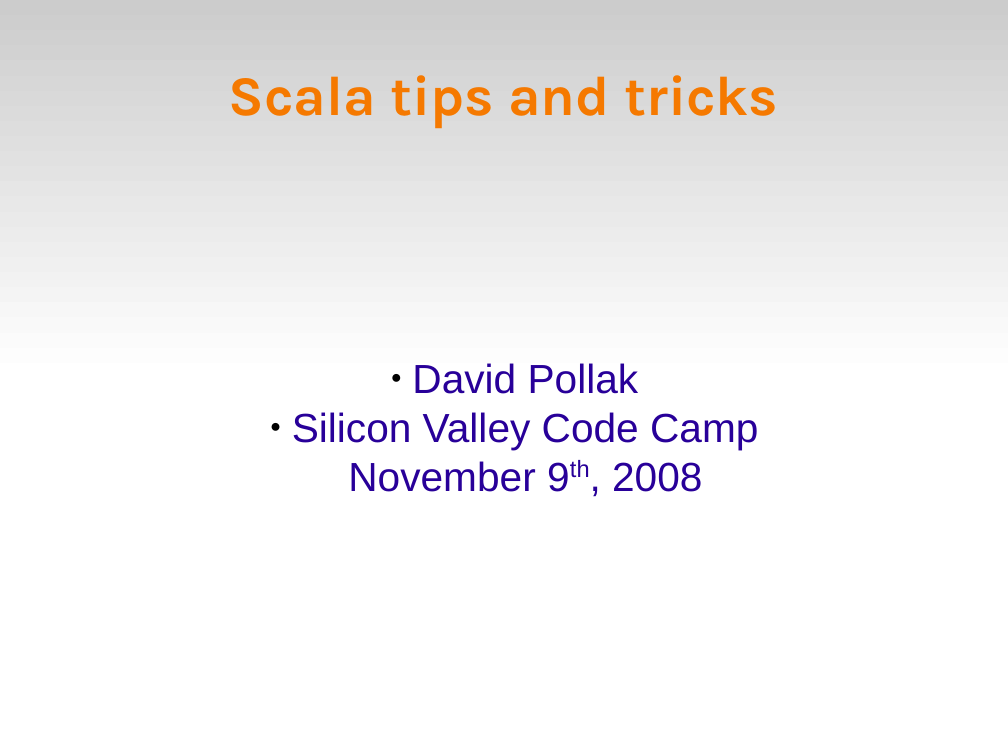
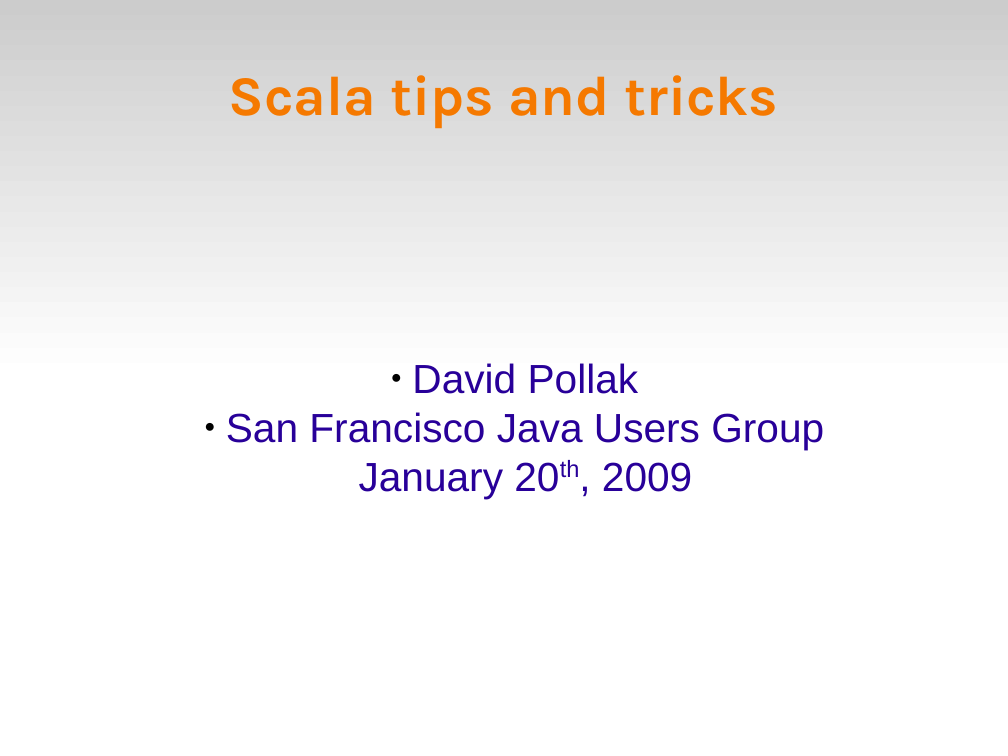
Before and after one commit to dpp/lift-samples, a slide deck: slide 1 of presentations/2009_dpp_ebig/Scala Tips and Tricks.odp. Drawn at 1008x756 pixels with LibreOffice and Linux fonts; fonts in the diff are those of the drawing; background and template pictures are left out. Boxes give left, top, right and bottom in pixels: in the first picture for what was removed or moved away, otherwise in the second. Text is boxed around its words. In the diff, an @@ line names an element or a change of style, - is before the commit and + after.

Commit message:
Updated tips and tricks

```diff
--- a/presentations/2009_dpp_ebig/Scala Tips and Tricks.odp
+++ b/presentations/2009_dpp_ebig/Scala Tips and Tricks.odp
@@ subtitle at (226, 412, 824, 499): text changed @@
-  ● Silicon Valley Code Camp
-    November 9th, 2008
+  ● San Francisco Java Users Group
+    January 20th, 2009
```
